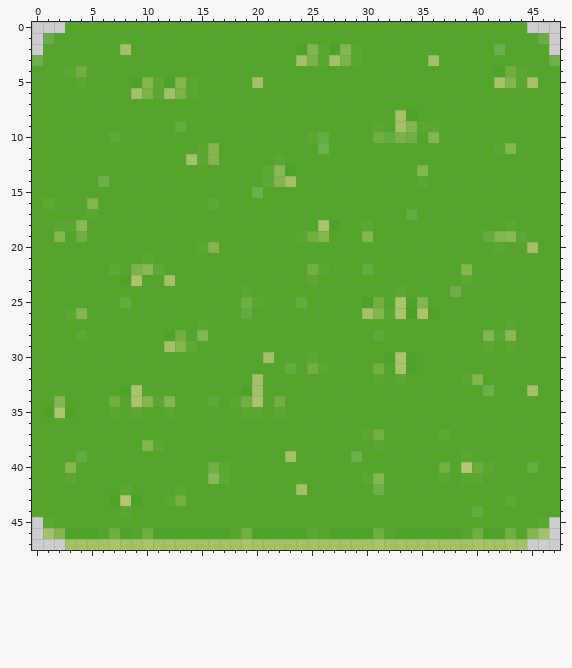
Edited in one commit: pixel-art sprite (root/assets/park.png). The picture above was drawn from the file before the commit.
The file is 48x48 pixels. Pixels under 10% opacity are left out. Colours within 5 levels of each other are drawn and written as one.
Now the later version:
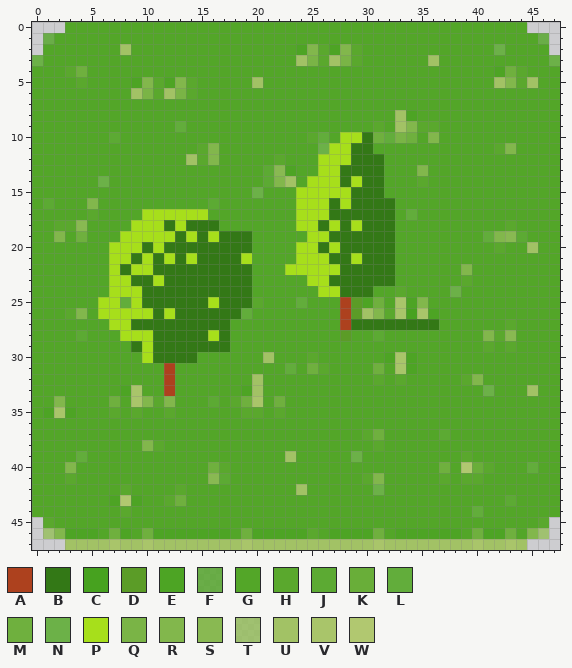
Palette (. is transparent): A #ad411e  B #337816  C #47a21f  D #5b9c27  E #4da424  F #53a628cf  G #53a628  H #5aa82d  J #5caa33  K #69ae39  L #62ad3b  M #6fb03e  N #6cb148  P #a7df1b  Q #7ab446  R #82b74c  S #89b952  T #95be5bcf  U #a2c265  V #a9c56a  W #b1c870
The edit:
{"y":10,"x":28,"old":"GGG","new":"PPB"}
{"y":11,"x":27,"old":"GGGG","new":"PPBB"}
{"y":12,"x":26,"old":"GGGGGG","new":"PPPBBB"}
{"y":13,"x":26,"old":"GGGGGG","new":"PPBBBB"}
{"y":14,"x":25,"old":"GGGGGGG","new":"PPPBPBB"}
{"y":15,"x":24,"old":"GGGGGGGG","new":"PPPPPBBB"}
{"y":16,"x":24,"old":"GGGGGGGGG","new":"PPPBPBBBB"}
{"y":17,"x":10,"old":"GGGGGG","new":"PPPPPP"}
{"y":17,"x":24,"old":"GGGGGGGGG","new":"PPPBBBBBB"}
{"y":18,"x":9,"old":"GGGGGGGG","new":"PPPBPBBB"}
{"y":18,"x":24,"old":"GGVEGGHGG","new":"PPBPBPBBB"}
{"y":19,"x":8,"old":"GGGGGGGGGGGG","new":"PPPPPBPBPBBB"}
{"y":19,"x":24,"old":"HMRGGGRGG","new":"GPPBBBBBB"}
{"y":20,"x":7,"old":"GGGGGGGGHRGGG","new":"PPPBPBBBBBBBB"}
{"y":20,"x":24,"old":"GGGGGGGGG","new":"PPBPBBBBB"}
{"y":21,"x":7,"old":"GGGHGGGGGGGGG","new":"PPBPBPBPBBBBP"}
{"y":21,"x":24,"old":"GGGGGGGGG","new":"PPPBBPBBB"}
{"y":22,"x":7,"old":"JGQSJGGGGGGGG","new":"PBPPBBBBBBBBB"}
{"y":22,"x":23,"old":"GGMHGGGLGG","new":"PPPPPBBBBB"}
{"y":23,"x":7,"old":"GEVGGUGGGGGGG","new":"PPBBPBBBBBBBB"}
{"y":23,"x":25,"old":"HGGGGGGG","new":"PPBBBBBB"}
{"y":24,"x":7,"old":"GGGGGGGGGGGGH","new":"PPPBBBBBBBBBB"}
{"y":24,"x":26,"old":"GGGGG","new":"PPBBB"}
{"y":25,"x":6,"old":"GG","new":"PP"}
{"y":25,"x":9,"old":"GGGGGGGGGGM","new":"PBBBBBBPBBB"}
{"y":25,"x":28,"old":"GG","new":"AD"}
{"y":26,"x":6,"old":"GGGGGGGGGGGGG","new":"PPPPPBPBBBBBB"}
{"y":26,"x":28,"old":"GG","new":"AD"}
{"y":27,"x":7,"old":"GGGGGGGGHGG","new":"PPBBBBBBBBB"}
{"y":27,"x":28,"old":"GGGGGGGGG","new":"ABBBBBBBB"}
{"y":28,"x":8,"old":"GGGGEMGRGG","new":"PPPBBBBBPB"}
{"y":28,"x":28,"old":"G","new":"D"}
{"y":29,"x":9,"old":"GGGURJGGG","new":"BPBBBBBBB"}
{"y":30,"x":10,"old":"GGGGG","new":"PBBBB"}
{"y":31,"x":12,"old":"G","new":"A"}
{"y":32,"x":12,"old":"G","new":"A"}
{"y":33,"x":12,"old":"G","new":"A"}
{"label":"changed","picture_box":[98,132,439,396]}
